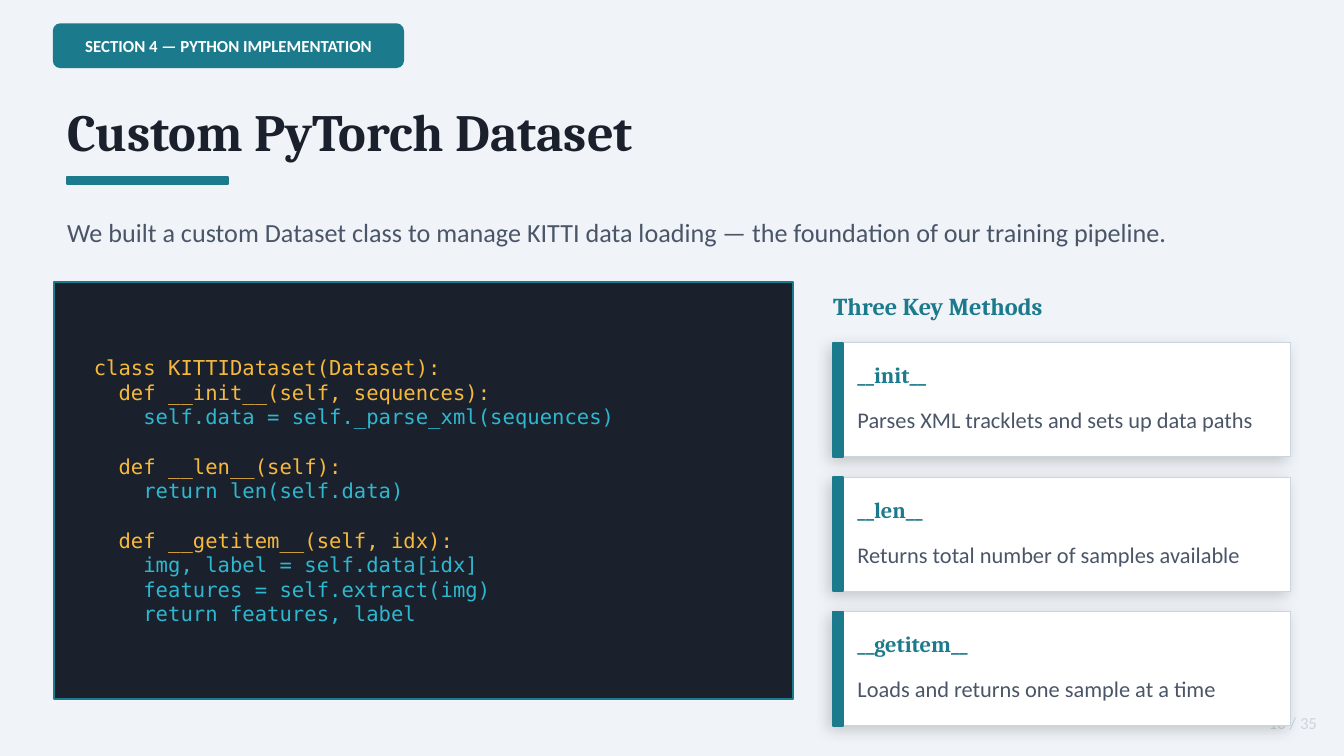
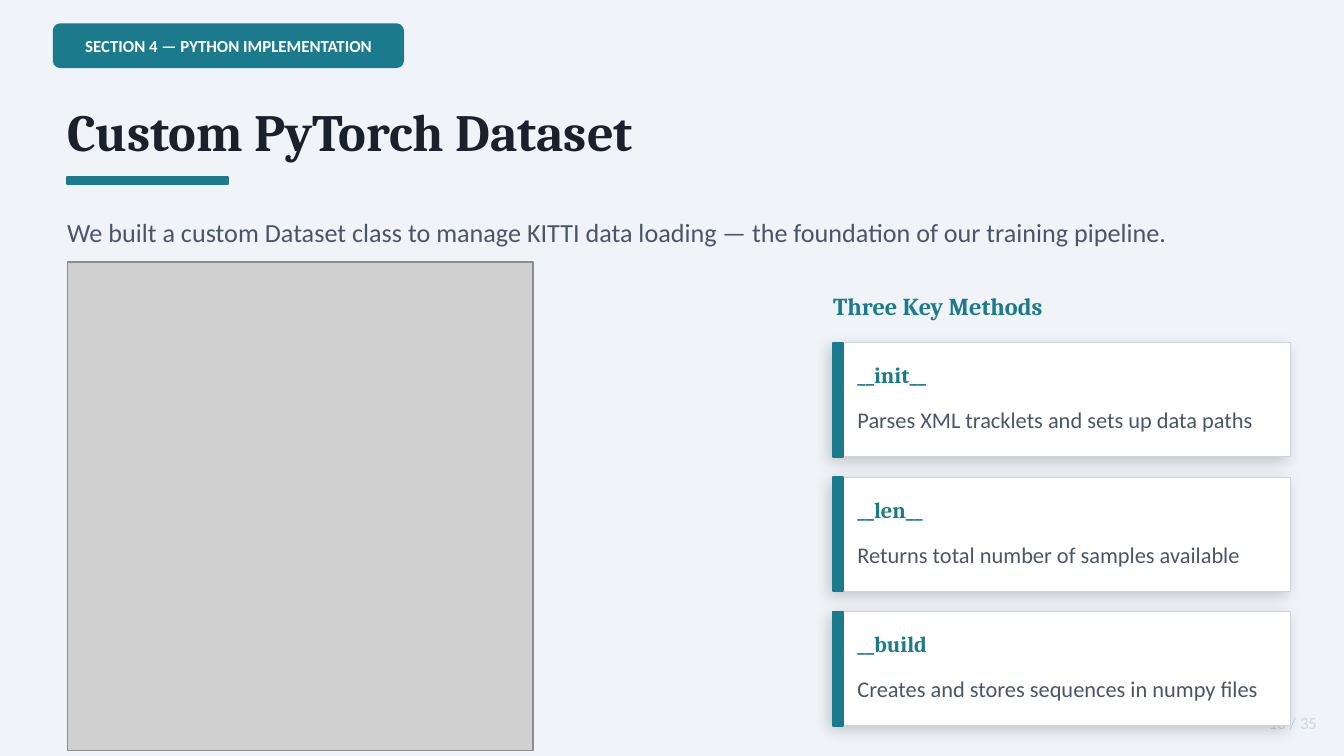
Before and after one commit to KumbiraiShonhiwa/3D-ResNet-With-Temporal-Feature-Stacking-and-LSTM, a slide deck: slide 16 of docs/KITTI_ML_Presentation.pptx. Drawn at 1344x756 pixels with LibreOffice and Linux fonts; fonts in the diff are those of the drawing; grey boxes stand for pictures. Boxes give left, top, right and bottom in pixels: in the first picture for what was removed or moved away, otherwise in the second. Text is boxed around its words. In the diff, an @@ line names an element or a change of style, - is before the commit and + after.

```diff
--- a/docs/KITTI_ML_Presentation.pptx
+++ b/docs/KITTI_ML_Presentation.pptx
@@ picture added at [67,262,534,750] @@
@@ rectangle removed at [54,282,793,699] @@
@@ text removed at [94,359,614,624] @@
-class KITTIDataset(Dataset):
-def __init__(self, sequences):
-self.data = self._parse_xml(sequences)
-def __len__(self):
-return len(self.data)
-def __getitem__(self, idx):
-img, label = self.data[idx]
-features = self.extract(img)
-return features, label
@@ text at [857,636,927,655]: text changed @@
-__getitem__
+__build
@@ text at [857,681,1258,701]: text changed @@
-Loads and returns one sample at a time
+Creates and stores sequences in numpy files
```
Also in this commit, not shown: 8 other slides changed, 4 slides added, 1 slide removed, 5 other files.
